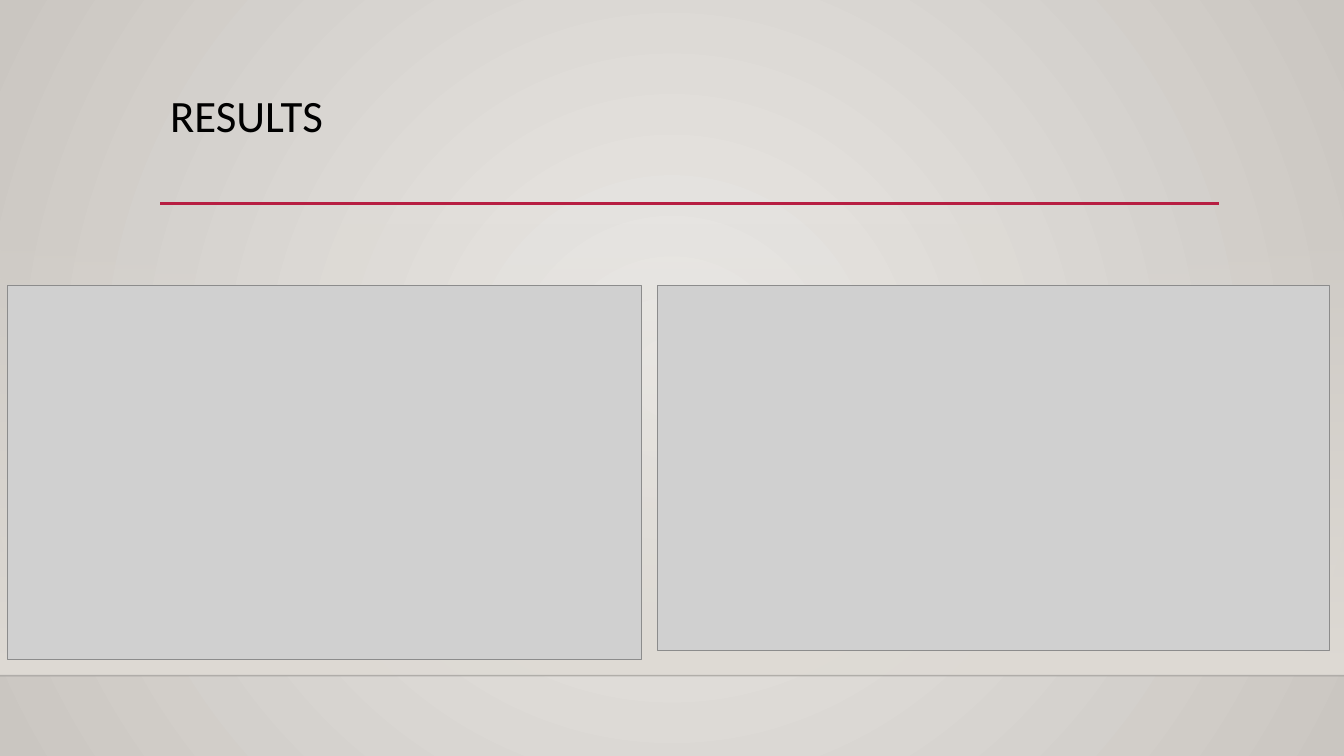
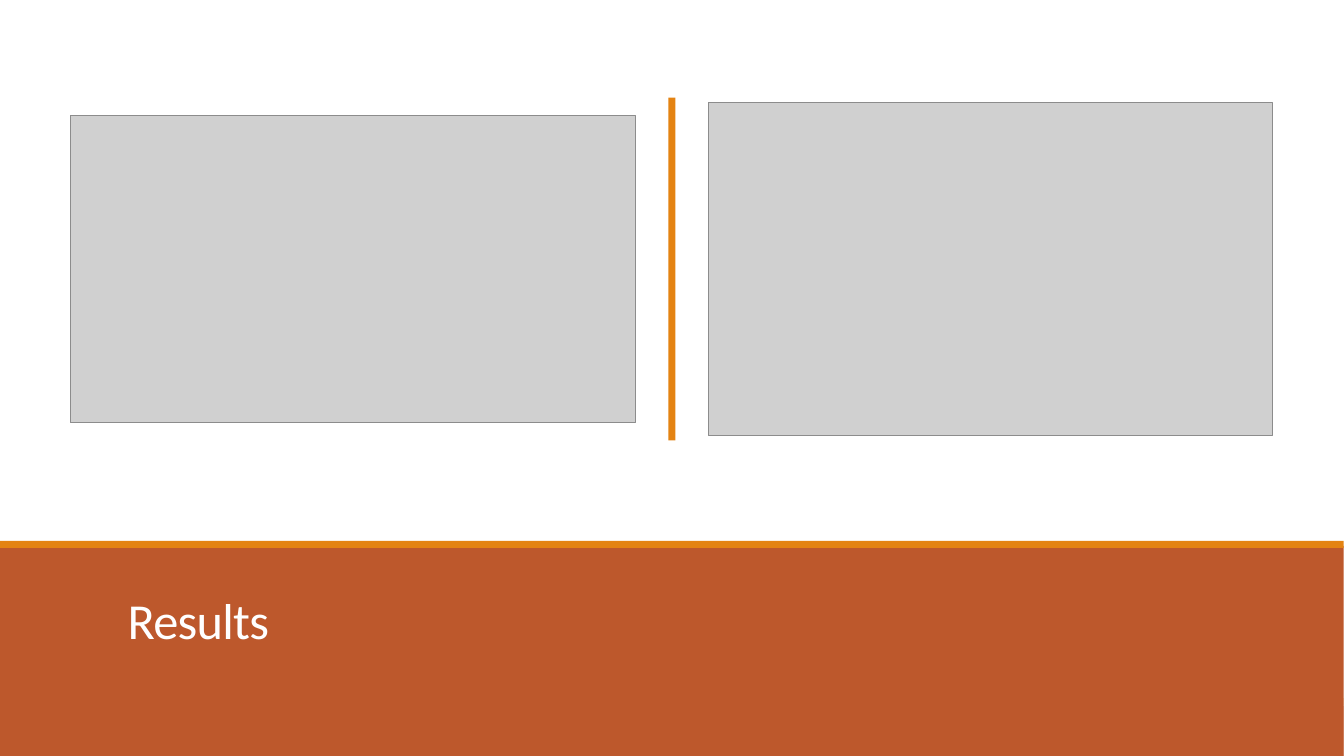
Before and after one commit to andresuru13/NewYorkNightLife, a slide deck: slide 7 of New york city night life clustering.pptx. Drawn at 1344x756 pixels with LibreOffice and Linux fonts; fonts in the diff are those of the drawing; grey boxes stand for pictures; background and template pictures are left out. Boxes give left, top, right and bottom in pixels: in the first picture for what was removed or moved away, otherwise in the second. Text is boxed around its words. In the diff, an @@ line names an element or a change of style, - is before the commit and + after.

```diff
--- a/New york city night life clustering.pptx
+++ b/New york city night life clustering.pptx
@@ background gradient #ECEAE7 to #CAC7C1 to #FFFFFF @@
@@ rectangle added at <box>0,0,1344,756</box>, fill #FFFFFF @@
@@ picture: place and size @@
-picture at <box>658,285,1331,650</box>
+picture at <box>70,116,635,422</box>
@@ rectangle added at <box>668,98,676,441</box>, fill #E48312 @@
@@ picture: place and size @@
-picture at <box>7,285,641,659</box>
+picture at <box>709,103,1273,436</box>
@@ line removed from (160, 204) to (1220, 204) @@
@@ rectangle removed at <box>0,223,1344,676</box> @@
@@ rectangle added at <box>0,546,1344,756</box>, fill #BD582C @@
@@ rectangle added at <box>0,541,1344,548</box>, fill #E48312 @@
@@ title "Results" at <box>128,604,270,640</box>: vertical alignment top to bottom @@
@@ title at <box>128,604,270,640</box>: text changed; size 32 to 36 pt; text colour #000000 to #FFFFFF @@
-RESULTS
+Results
@@ line removed from (0, 676) to (1344, 676) @@
@@ rectangle added at <box>0,706,1344,756</box>, fill #BD582C @@
@@ rectangle added at <box>0,699,1344,706</box>, fill #E48312 @@
```
Also in this commit, not shown: 8 other slides changed.
